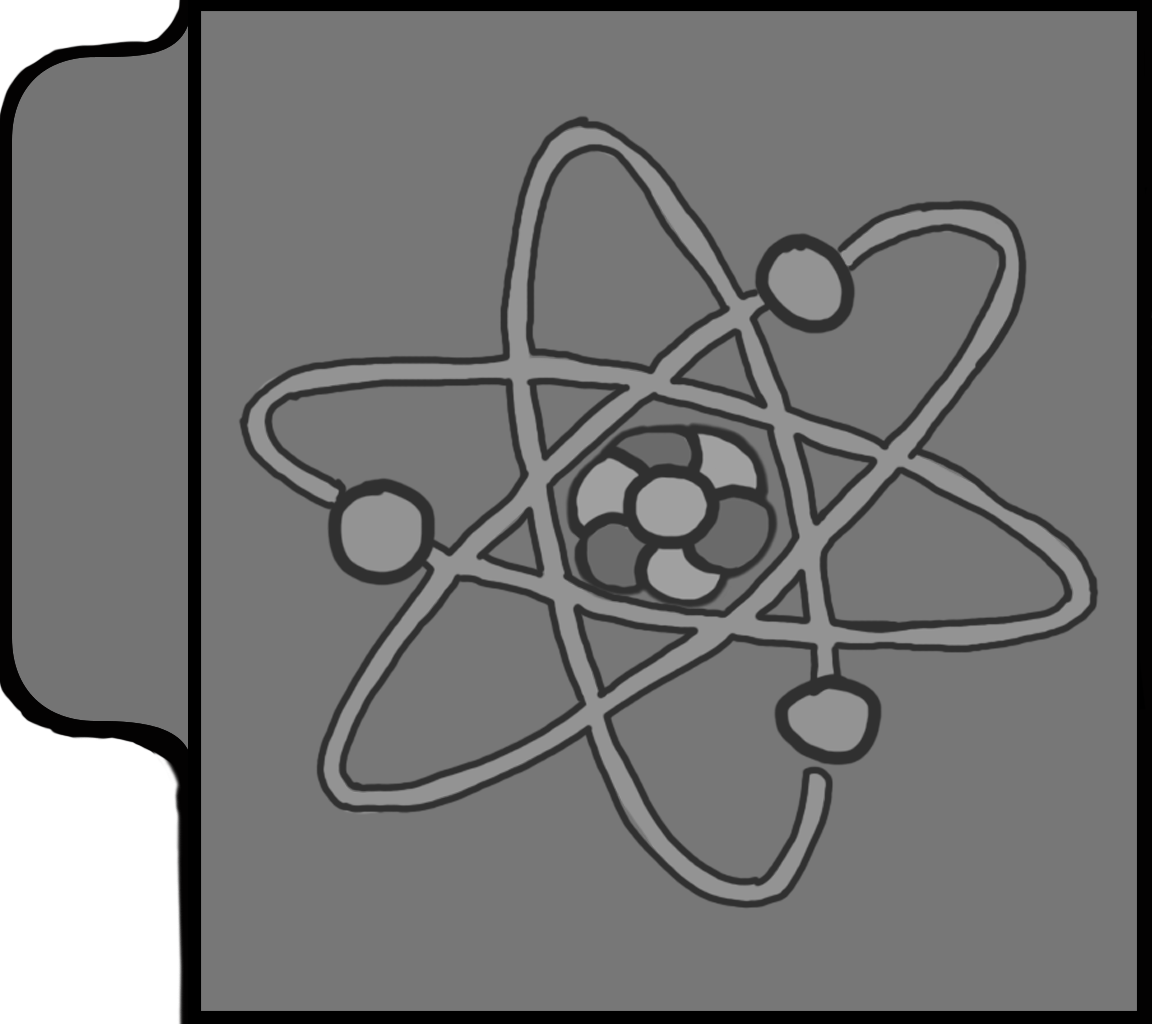
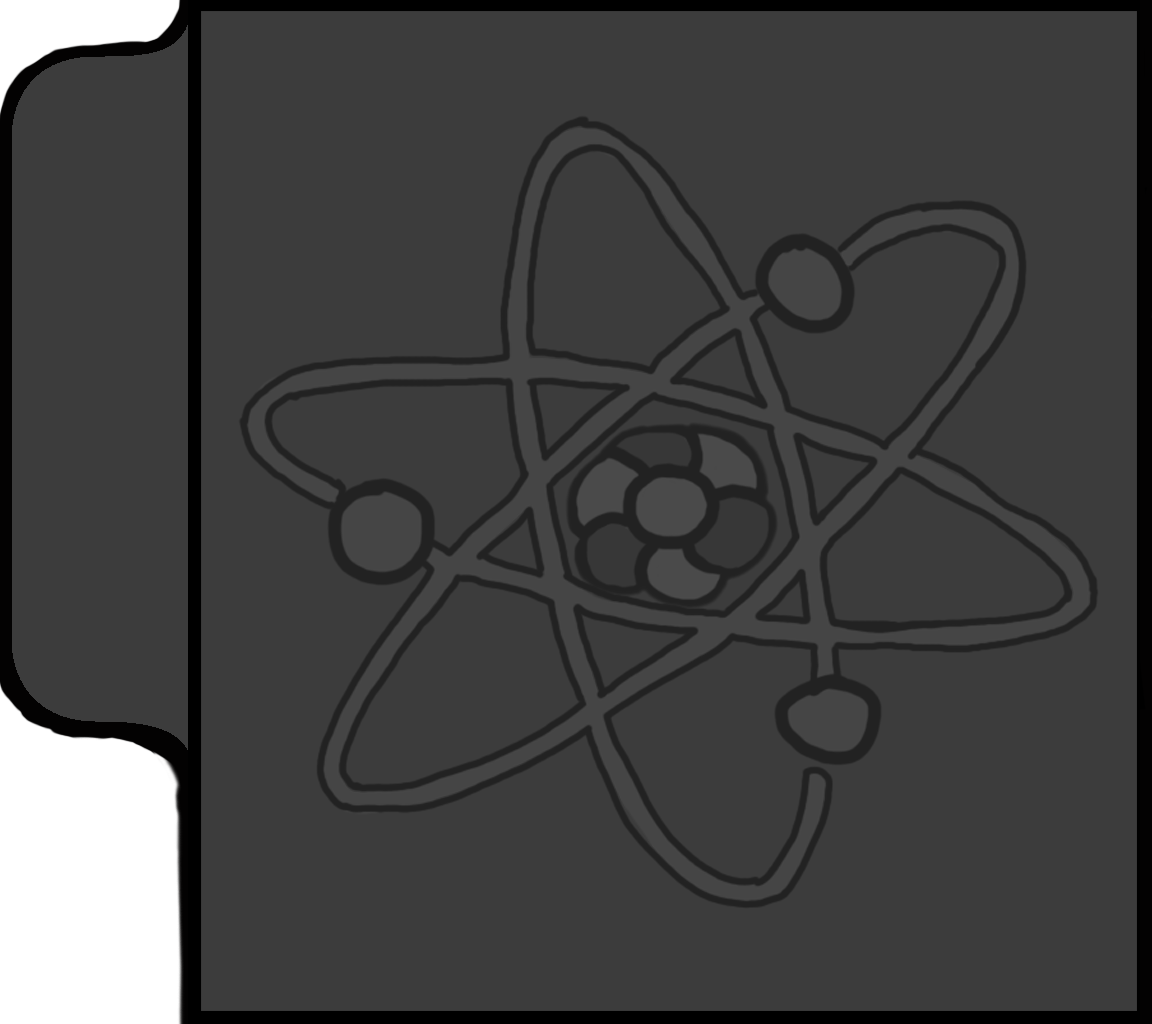
Layer changes from the first 1152×1024 image to the second:
removed layer "Layer 3" over [238, 115, 1099, 910]
painted on "Layer #1" over [201, 11, 1152, 1011]
painted on "Layer" over [12, 11, 344, 804]
